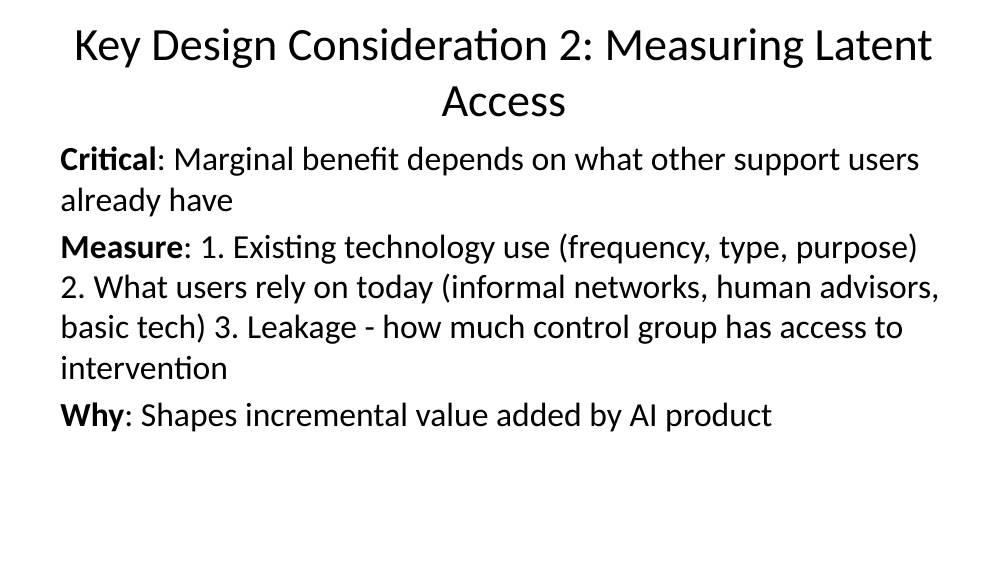
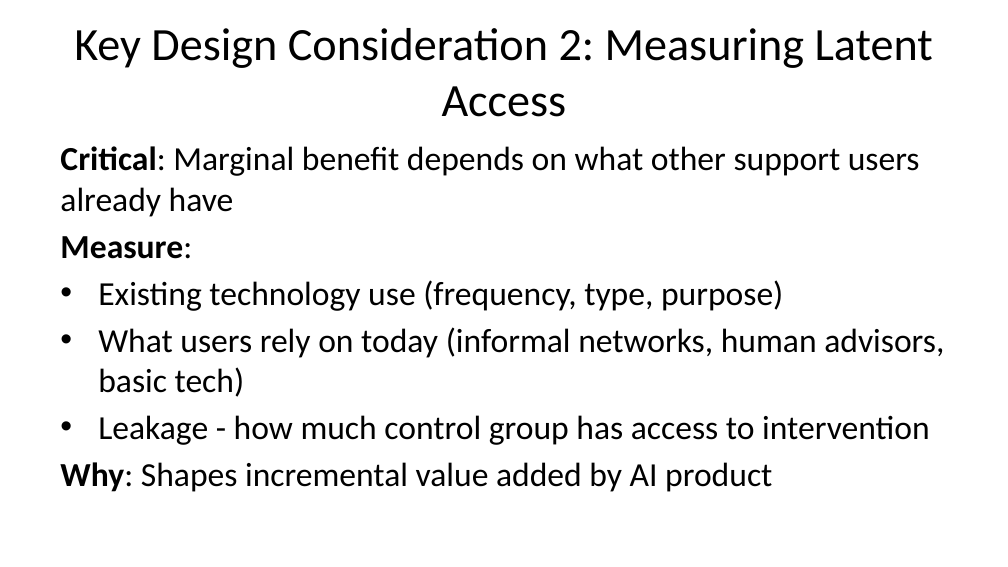
Before and after one commit to littlehifive/taf-ai-eval-pre, a slide deck: slide 64 of presentation/ai_eval_presentation.pptx (slide 61 before the commit). Drawn at 1008x567 pixels with LibreOffice and Linux fonts; fonts in the diff are those of the drawing. Boxes give left, top, right and bottom in pixels: in the first picture for what was removed or moved away, otherwise in the second. Text is boxed around its words. In the diff, an @@ line names an element or a change of style, - is before the commit and + after.

```diff
--- a/presentation/ai_eval_presentation.pptx
+++ b/presentation/ai_eval_presentation.pptx
@@ text at [60, 236, 944, 445]: text changed @@
-Measure: 1. Existing technology use (frequency, type, purpose) 2. What users rely on today (informal networks, human advisors, basic tech) 3. Leakage - how much control group has access to intervention
+Measure:
+• Existing technology use (frequency, type, purpose)
+• What users rely on today (informal networks, human advisors, basic tech)
+• Leakage - how much control group has access to intervention
```
Also in this commit, not shown: 23 other slides changed, 4 slides added, 1 slide removed, 6 other files.
